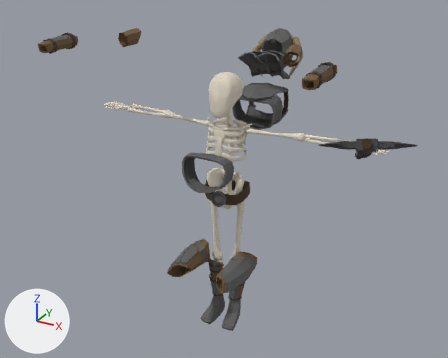
Renders of the FBX model SkeletonEnemy.fbx from each side of a commit.
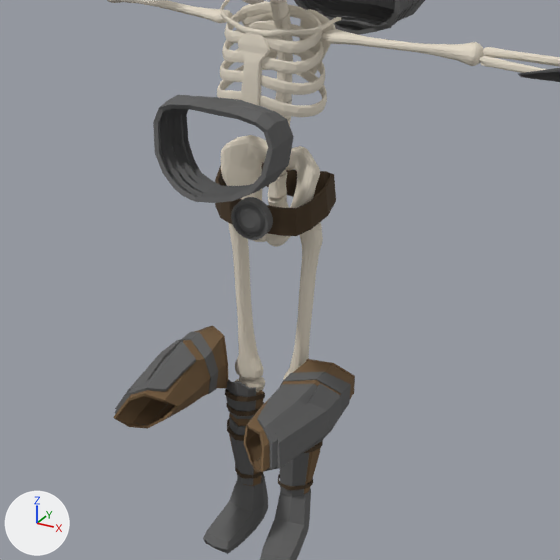
Each version appears first whole from a camera (50 mm lens) standing at (7.09, -13.06, 10.8) and looking at (-0.07, -0.03, 4.29), and next in a close-up on the part from 28% to 75% of the width and 33% to 91% of the height. Arrows for +X, +Y and +Z are at lower left; the lights stay in place. Where no turn or scale is listed for an object, it has been applied to the vertices.

In view in the first close-up: 'Belt', 'Boot Left', 'Boot Right', 'Chest Plate Under2', 'ChestPlate Under', 'Leg Armor Left', 'Leg Armor Right', 'Shin Armor Left', 'Shin Armor Right', 'Skeleton'.
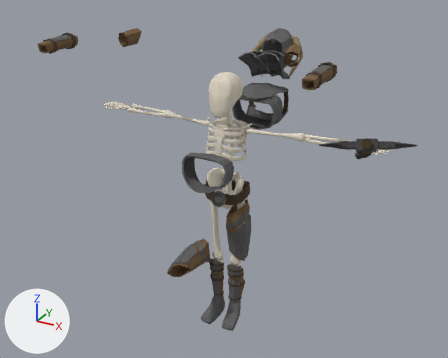
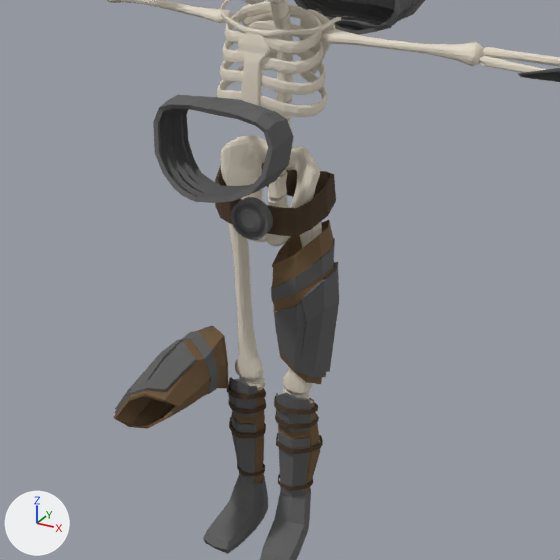
Boxes [x1, y1, x2, y2] around the edits, measured in the close-ups (560 x 560 px):
'Leg Armor Left', moved, turned: before [244, 359, 355, 472]; after [271, 220, 339, 384]
'Shin Armor Right', moved, turned: before [225, 380, 265, 486]; after [227, 377, 266, 484]
'Shin Armor Left', unchanged, uncovered by the edit: before [278, 440, 323, 497]; after [274, 392, 323, 497]

Edits to the bpy script that builds the scene:
```text
Change ob_shin_armor_right:
    ob_shin_armor_right.rotation_euler: (0.00342, 0.000402, 0.075) -> (0.0, 0.0, 0.0)  # degrees (0.2, 0, 4.3) -> degrees (0, 0, 0)
    ob_shin_armor_right.location: (-0.3, -0.03, 1.21) -> (-0.29, 0.02, 1.21)
Change ob_leg_armor_left:
    ob_leg_armor_left.location: (0.67, -0.63, 2.02) -> (0.41, -0.07, 3.0)
    ob_leg_armor_left.rotation_euler: (-1.608, 0.186, -0.0135) -> (0.0173, 0.0026, 0.115)  # degrees (-92, 11, -0.8) -> degrees (1, 0.1, 6.6)
```
